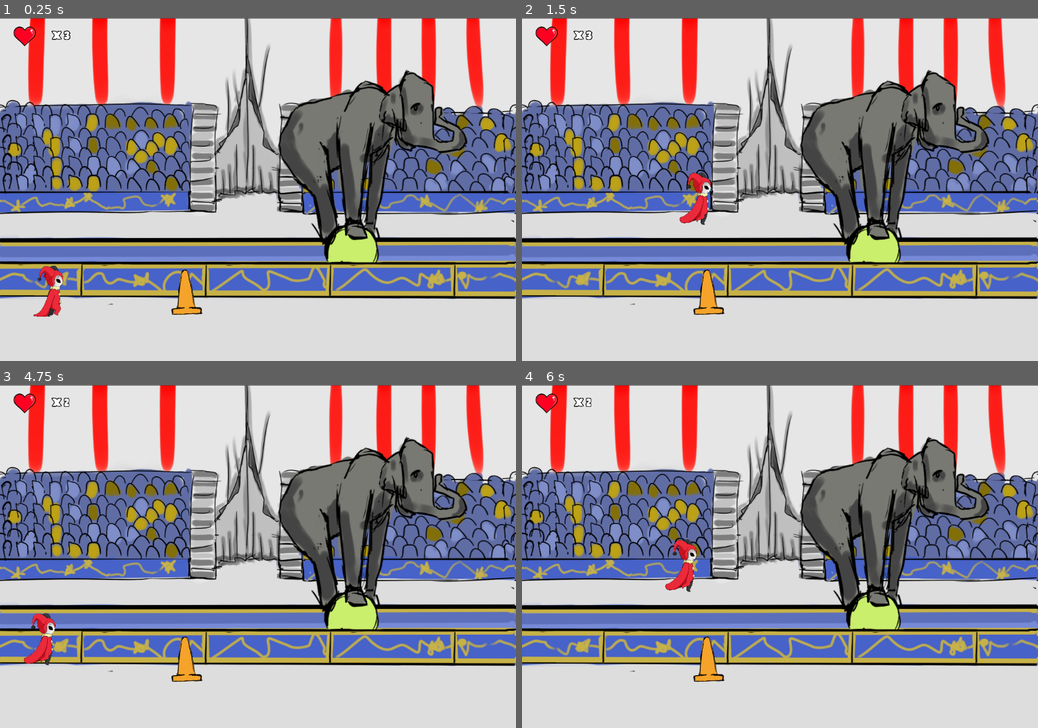
Above: before the commit, frames 1-4 (two rows, left to right).
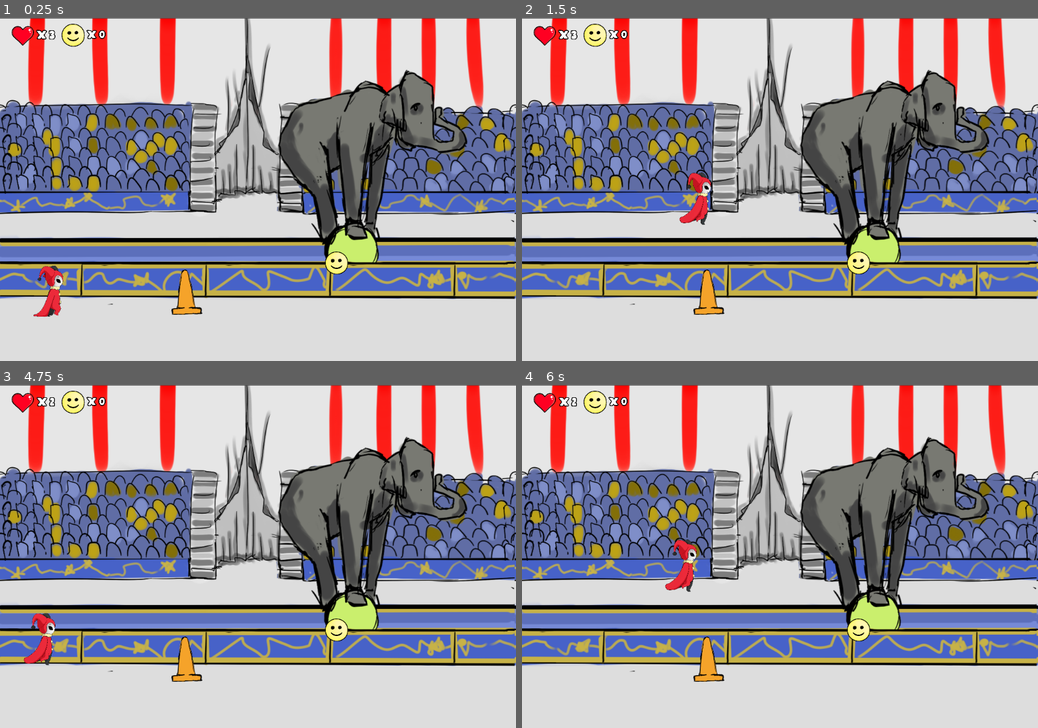
Above: after the commit, the same moments.

Repository: PrototipsUnpaz/penny-clowd
Game: Godot game, scene res://escenas/WorldTest.tscn
Two runs of this game, one before a commit and one after it. Both use one fixed random seed, a clock stepped at 60 frames per second and the inputs below.
Inputs (mouse positions are in pixels of both pictures, inside the frame that each line leads up to):
- Up to frame 1 (0.25 s): no input
- Up to frame 2 (1.5 s): move the mouse to (893, 172) at 0.52 s; click (893, 172) at 0.6 s; move the mouse to (676, 206) at 1.27 s; click (676, 206) at 1.35 s
- Up to frame 3 (4.75 s): tap Enter at 2, 3.5 s; move the mouse to (309, 481) at 2.02 s; click (309, 481) at 2.1 s; tap Space at 2.75, 4.25 s; move the mouse to (232, 625) at 2.77 s; click (232, 625) at 2.85 s; move the mouse to (412, 607) at 3.52 s; click (412, 607) at 3.6 s; move the mouse to (103, 505) at 4.27 s; click (103, 505) at 4.35 s
- Up to frame 4 (6 s): move the mouse to (805, 556) at 5.02 s; click (805, 556) at 5.1 s; move the mouse to (702, 470) at 5.77 s; click (702, 470) at 5.85 s

The runs differ from the first frame. In frame 1, 0.8% of the frame differs, in the area x 2-68%, y 1-75%; in frame 2, 0.8%; in frame 3, 0.8%; in frame 4, 0.8%.

Commit message:
update vidas

Diff:
--- a/escenas/WorldTest.tscn
+++ b/escenas/WorldTest.tscn
@@ -1,15 +1,23 @@
-[gd_scene load_steps=6 format=2]
+[gd_scene load_steps=7 format=2]
 
 [ext_resource path="res://escenas/player/Player.tscn" type="PackedScene" id=1]
 [ext_resource path="res://escenas/instanciar_enemigos/InstanciaEnemigos.tscn" type="PackedScene" id=2]
 [ext_resource path="res://escenas/fondo/FondoMuestra.tscn" type="PackedScene" id=3]
 [ext_resource path="res://escenas/ui_vidas/UIVidas.tscn" type="PackedScene" id=4]
+[ext_resource path="res://escenas/items/Item.tscn" type="PackedScene" id=5]
 [ext_resource path="res://escenas/WorldTest.gd" type="Script" id=8]
 
 [node name="WorldTest" type="Node2D" groups=[
 "UI",
 ]]
 script = ExtResource( 8 )
+
+[node name="UIVidas" parent="." instance=ExtResource( 4 )]
+margin_right = 500.0
+margin_bottom = 200.0
+rect_scale = Vector2( 0.3, 0.3 )
+size_flags_horizontal = 4
+size_flags_vertical = 4
 
 [node name="Player" parent="." instance=ExtResource( 1 )]
 position = Vector2( 65.9936, 519.585 )
@@ -28,22 +36,11 @@
 position = Vector2( 2112, 328 )
 obstaculo = "circulo"
 
-[node name="UIVidas" parent="." instance=ExtResource( 4 )]
-anchor_bottom = 0.0
-margin_left = 3.6131
-margin_top = 1.30658
-margin_right = 503.613
-margin_bottom = 201.307
-rect_scale = Vector2( 0.3, 0.3 )
-size_flags_horizontal = 4
-size_flags_vertical = 4
+[node name="Item" parent="." instance=ExtResource( 5 )]
+position = Vector2( 707.928, 514.205 )
 
-[node name="TextoVidas" type="Label" parent="."]
-anchor_right = 1.0
-margin_left = 81.8038
-margin_top = 11.9649
-margin_right = 152.804
-margin_bottom = 64.9649
-__meta__ = {
-"_edit_use_anchors_": true
-}
+[node name="Item2" parent="." instance=ExtResource( 5 )]
+position = Vector2( 2087.91, 301.348 )
+
+[node name="Item3" parent="." instance=ExtResource( 5 )]
+position = Vector2( 1607.19, 540.513 )
--- a/escenas/ui_vidas/UIVidas.gd
+++ b/escenas/ui_vidas/UIVidas.gd
@@ -1,9 +1,9 @@
 extends Control
 
-#onready var vidas = $HBoxContainer
 
 func _ready():
-	$HBoxContainer/TextoVida.text = "X " + String(Vidas.vidasNivel)
+	$TextoVida.text = "x " + String(Vidas.vidasNivel)
+	$TextoItem.text = "x " + String(Vidas.items)
 	pass
 
 #func borrarUltimaVida():
--- a/escenas/ui_vidas/UIVidas.tscn
+++ b/escenas/ui_vidas/UIVidas.tscn
@@ -1,15 +1,22 @@
-[gd_scene load_steps=5 format=2]
+[gd_scene load_steps=8 format=2]
 
 [ext_resource path="res://assets/stylecustom.tres" type="DynamicFont" id=1]
 [ext_resource path="res://escenas/ui_vidas/UIVidas.gd" type="Script" id=2]
 [ext_resource path="res://escenas/ui_vidas/HBoxContainer.gd" type="Script" id=3]
 [ext_resource path="res://escenas/ui_vidas/VidaIndividual.tscn" type="PackedScene" id=4]
+[ext_resource path="res://assets/sonrisa.png" type="Texture" id=5]
+[ext_resource path="res://assets/Takeshi DEMO.otf" type="DynamicFontData" id=6]
+
+[sub_resource type="DynamicFont" id=1]
+size = 75
+outline_size = 5
+outline_color = Color( 0, 0, 0, 1 )
+font_data = ExtResource( 6 )
 
 [node name="UIVidas" type="Control" groups=[
 "UI",
 ]]
 anchor_right = 1.0
-anchor_bottom = 1.0
 rect_min_size = Vector2( 500, 200 )
 size_flags_horizontal = 0
 size_flags_vertical = 0
@@ -18,11 +25,36 @@
 "_edit_use_anchors_": false
 }
 
+[node name="TextoVida" type="Label" parent="." groups=[
+"UI",
+]]
+margin_left = 269.638
+margin_top = 71.0
+margin_right = 369.638
+margin_bottom = 168.0
+grow_horizontal = 2
+rect_min_size = Vector2( 100, 50 )
+size_flags_horizontal = 0
+custom_fonts/font = ExtResource( 1 )
+__meta__ = {
+"_edit_use_anchors_": false
+}
+
+[node name="TextoItem" type="Label" parent="."]
+margin_left = 608.36
+margin_top = 71.0
+margin_right = 758.36
+margin_bottom = 163.0
+size_flags_horizontal = 0
+custom_fonts/font = SubResource( 1 )
+__meta__ = {
+"_edit_use_anchors_": false
+}
+
 [node name="HBoxContainer" type="HBoxContainer" parent="." groups=[
 "UI",
 ]]
-anchor_right = 1.0
-margin_right = -760.0
+margin_right = 1080.0
 margin_bottom = 240.0
 rect_min_size = Vector2( 100, 50 )
 size_flags_horizontal = 4
@@ -41,16 +73,15 @@
 size_flags_horizontal = 0
 size_flags_vertical = 0
 
-[node name="TextoVida" type="Label" parent="HBoxContainer" groups=[
-"UI",
-]]
-margin_left = 350.0
-margin_top = 71.0
-margin_right = 450.0
-margin_bottom = 168.0
-rect_min_size = Vector2( 100, 50 )
-size_flags_horizontal = 0
-custom_fonts/font = ExtResource( 1 )
+[node name="HBoxContainer2" type="HBoxContainer" parent="."]
+margin_left = 361.631
+margin_right = 761.631
+margin_bottom = 240.0
 __meta__ = {
 "_edit_use_anchors_": false
 }
+
+[node name="TextureRect" type="TextureRect" parent="HBoxContainer2"]
+margin_right = 320.0
+margin_bottom = 240.0
+texture = ExtResource( 5 )
--- a/scripts/VidasGlobal.gd
+++ b/scripts/VidasGlobal.gd
@@ -1,5 +1,14 @@
 extends Node
 
 const cantidadMaximaVidas = 3
+var vidasNivel = cantidadMaximaVidas
+var items = 0
 
-var vidasNivel = cantidadMaximaVidas
+func sumar_vida():
+	if items == 3:
+		vidasNivel +=1
+		pass
+
+func quitar_vida():
+	vidasNivel -=1
+	pass
